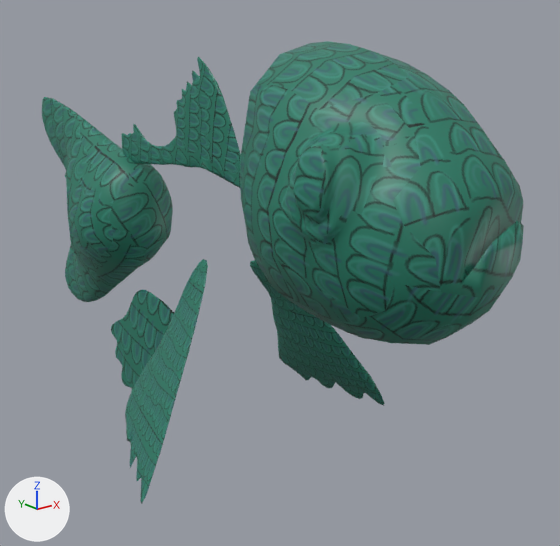
The glTF model models/ch3_fish.glb as it was, and as the next commit left it.
Both versions are drawn from a 50 mm lens placed at (-0.974, -1.541, 1.04), pointed at (0.172, -0.108, 0.467). The lights are fixed; the arrows at lower left show +X, +Y and +Z. Vertices at the same position are counted once.

The first picture shows '_b31', '_b32', '_h3', '_r31', '_r32', '_r33'.
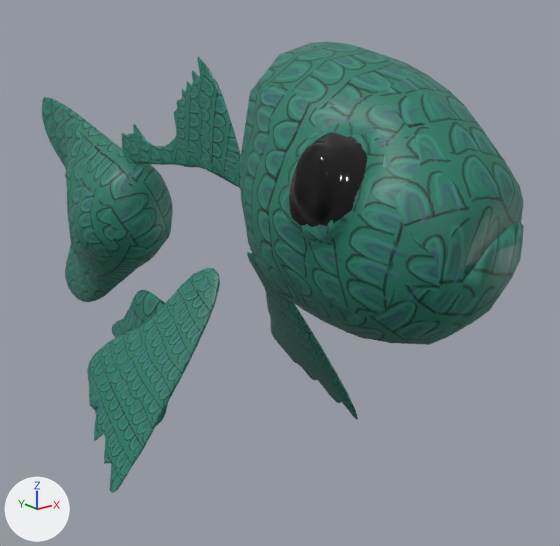
Changed parts and their boxes (x1, y1, x2, y2) in the pictures (560 x 546 px):
'_b32', reshaped (60% wider, 8% shorter)
    before: (125, 259, 208, 503)
    after: (87, 268, 220, 493)
'_b31', reshaped (18% narrower, 14% taller)
    before: (250, 260, 385, 406)
    after: (247, 252, 358, 419)
part 1 of me_h3_001, recoloured (green to black)
    both: (289, 132, 367, 227)
'_r33', unchanged, covered by the edit
    before: (111, 290, 174, 392)
    after: (112, 290, 168, 426)

The change, as a list of edits to the scene's bpy script:
```text
Add mat_eyematerial:
    mat_eyematerial = principled_material('EyeMaterial')
    mat_eyematerial.base_color = (0.0, 0.0, 0.0)  # black #000000
    mat_eyematerial.roughness = 0.1
Change me_h3_001:
    where me_h3_001.from_pydata(...)  # 944 vertices, 1884 faces; spans x -0.239..0.22, y -0.879..-0.284, z 0.514..1.021
    used by ob_h3; location = (0.0, 0.0, 0.0)
    me_h3_001 part 1: 971 faces spanning x -0.239..0.22, y -0.739..-0.581, z 0.754..0.906 switch from mat_fishmaterial (picture img_fish) to mat_eyematerial (black #000000)
Change me_b31_001:
    where me_b31_001.from_pydata(...)  # 513 vertices, 1022 faces; spans x 0.077..0.36, y -0.31..0.001, z 0.113..0.534
    used by ob_b31; location = (0.0, 0.0, 0.0)
    me_b31_001 part 2: the whole mesh is multiplied about its middle by the matrix ((1.276, 0.173, 0.028), (-0.192, 0.932, -0.425), (-0.113, 0.374, 1.044)), then moved by (0.0, 0.034, -0.006)
Change me_b32_001:
    where me_b32_001.from_pydata(...)  # 506 vertices, 1008 faces; spans x -0.351..-0.08, y -0.327..-0.033, z 0.138..0.562
    used by ob_b32; location = (0.0, 0.0, 0.0)
    me_b32_001 part 3: the whole mesh is multiplied about its middle by the matrix ((1.862, -0.418, -0.371), (0.693, 0.756, -0.744), (-0.476, 0.631, 1.127)), then moved by (-0.019, 0.042, 0.004)
```
